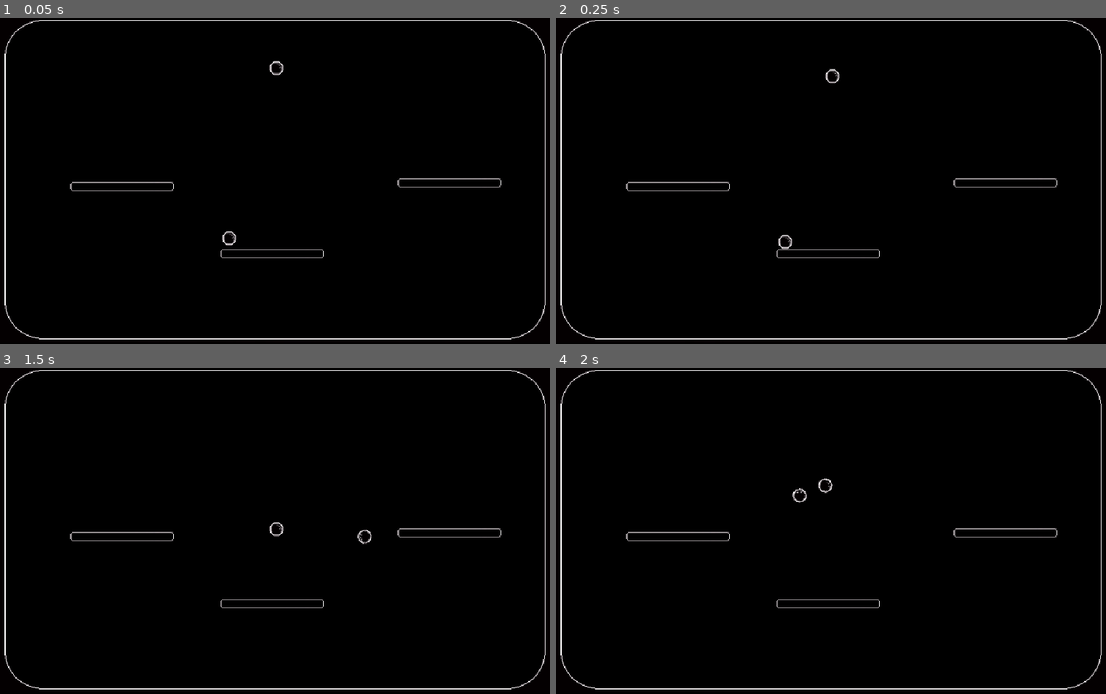
Above: before the commit, frames 1-4 (two rows, left to right).
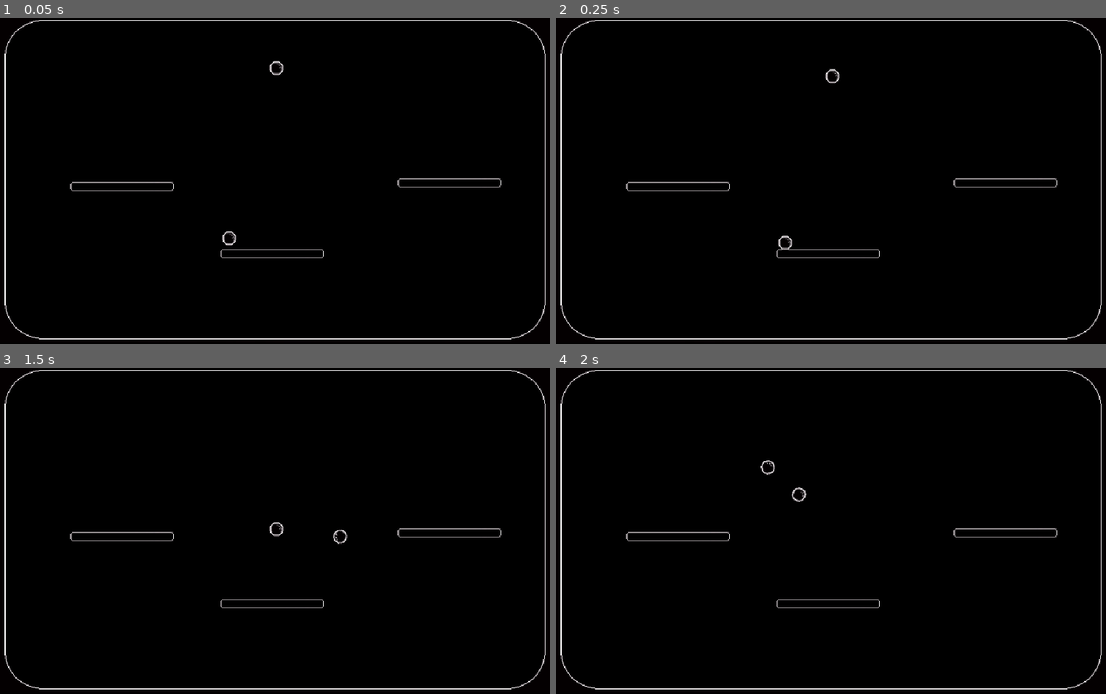
Above: after the commit, the same moments.

Repository: kyleyoung1121/BubbleBall
Game: Godot game, scene res://gameplay.tscn
Same seed, same stepped clock (60 frames per second), same inputs: the game is played once before the commit and once after it.
Inputs:
- Up to frame 1 (0.05 s): no input
- Up to frame 2 (0.25 s): no input
- Up to frame 3 (1.5 s): hold D (move_right) 0.53-1.28 s; tap Space (jump) at 0.77 s; hold A (move_left) from 1.28 s (still down)
- Up to frame 4 (2 s): keep holding A (move_left); tap Space (jump) at 1.52 s

Frame 1 is identical in both runs. In frame 2, less than 0.1% of the frame differs, in the area x 40-43%, y 66-72%; in frame 3, less than 0.1%; in frame 4, 0.2%, in the area x 37-51%, y 28-42%.

Commit message:
Improved Movement: left-right momentum cancelling

Diff:
--- a/Player.gd
+++ b/Player.gd
@@ -28,3 +28,9 @@
 	# Limit velocity in the y-direction
 	if abs(linear_velocity.y) > MAX_SPEED_Y:
 		state.linear_velocity.y = sign(linear_velocity.y) * MAX_SPEED_Y
+
+	if Input.is_action_just_pressed("move_right") && linear_velocity.x < 0:
+		state.linear_velocity.x = 0
+
+	if Input.is_action_just_pressed("move_left") && linear_velocity.x > 0:
+		state.linear_velocity.x = 0
--- a/gameplay.tscn
+++ b/gameplay.tscn
@@ -16,7 +16,7 @@
 [sub_resource type="CircleShape2D" id="CircleShape2D_ol2h7"]
 
 [sub_resource type="PhysicsMaterial" id="PhysicsMaterial_ld8eo"]
-bounce = 0.4
+bounce = 0.1
 
 [node name="Gameplay" type="Node2D"]
 script = ExtResource("1_wjm3a")
Binary file added: assets/sprites/basic_bubble.png
Not shown, added: assets/sprites/basic_bubble.png.import
